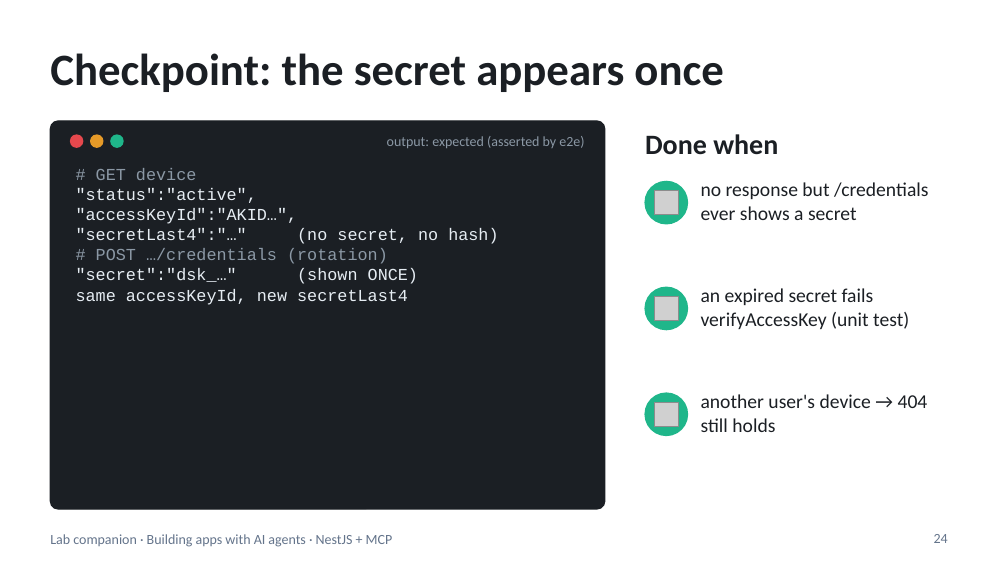
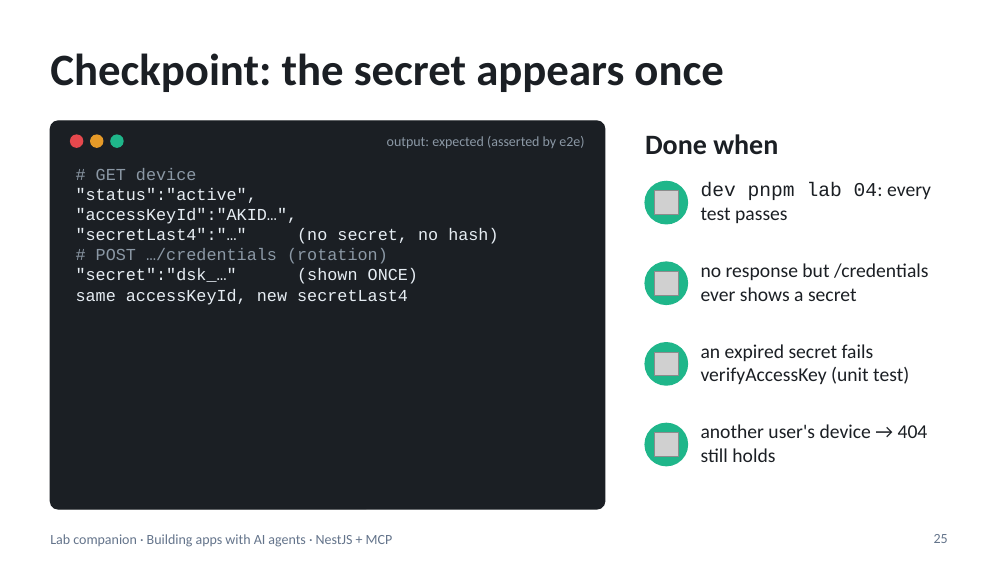
Before and after one commit to blazaga/ai-training-modules, a slide deck: slide 25 of docs/ai-agent-training/slides/lab-companion.pptx (slide 24 before the commit). Drawn at 1008x567 pixels with LibreOffice and Linux fonts; fonts in the diff are those of the drawing; grey boxes stand for pictures. Boxes give left, top, right and bottom in pixels: in the first picture for what was removed or moved away, otherwise in the second. Text is boxed around its words. In the diff, an @@ line names an element or a change of style, - is before the commit and + after.

```diff
--- a/docs/ai-agent-training/slides/lab-companion.pptx
+++ b/docs/ai-agent-training/slides/lab-companion.pptx
@@ text added at (701, 183, 931, 223), 14 pt, text #1B1F24 @@
+dev pnpm lab 04: every test passes
@@ ellipse: place and size @@
-ellipse at (645, 287, 687, 330)
+ellipse at (645, 262, 687, 304)
@@ text "no response but /credentials ever ...": place and size @@
-text "no response but /credentials ever ..." at (701, 182, 929, 220)
+text "no response but /credentials ever ..." at (701, 263, 929, 301)
@@ picture: place and size @@
-picture at (654, 296, 678, 321)
+picture at (654, 271, 678, 295)
@@ ellipse: place and size @@
-ellipse at (645, 393, 687, 435)
+ellipse at (645, 343, 687, 385)
@@ picture: place and size @@
-picture at (654, 402, 678, 426)
+picture at (654, 352, 678, 376)
@@ text "an expired secret fails verifyAccessKey ...": place and size @@
-text "an expired secret fails verifyAccessKey ..." at (701, 288, 909, 329)
+text "an expired secret fails verifyAccessKey ..." at (701, 344, 909, 384)
@@ text "another user's device → 404 ...": place and size @@
-text "another user's device → 404 ..." at (701, 394, 928, 432)
+text "another user's device → 404 ..." at (701, 424, 928, 462)
@@ ellipse added at (645, 423, 687, 466), fill #1FB68A, outline #1FB68A 1 pt @@
@@ picture added at (654, 432, 678, 457) @@
@@ page number at (934, 534, 948, 543): text changed @@
-24
+25
```
Also in this commit, not shown: 14 other slides changed, 1 slide added, 36 other files.
